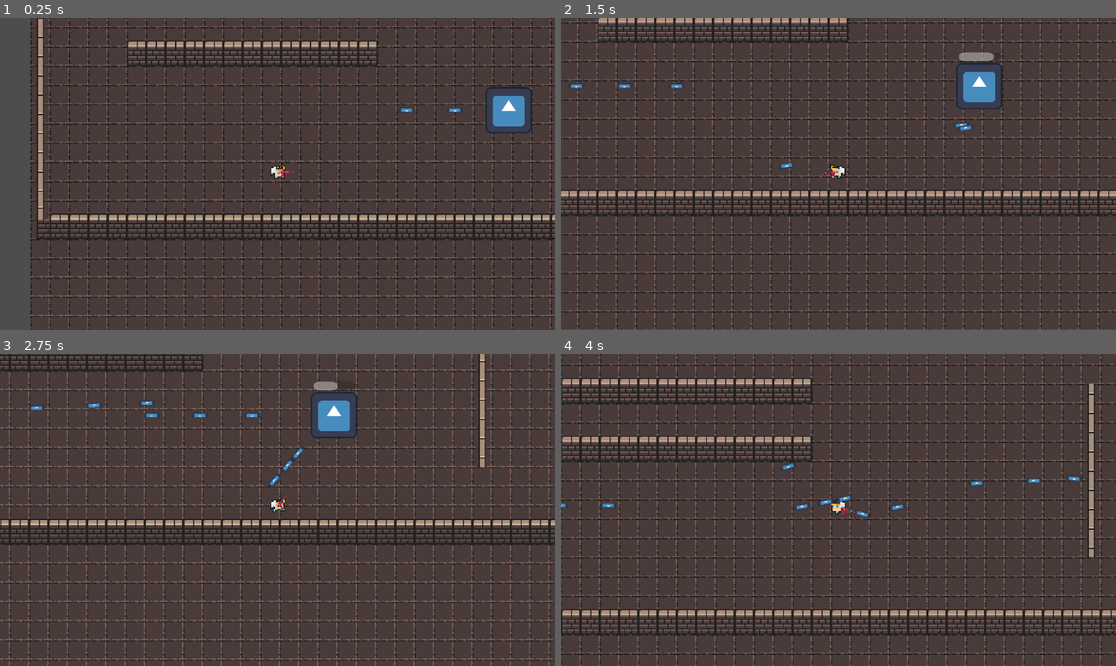
Above: before the commit, frames 1-4 (two rows, left to right).
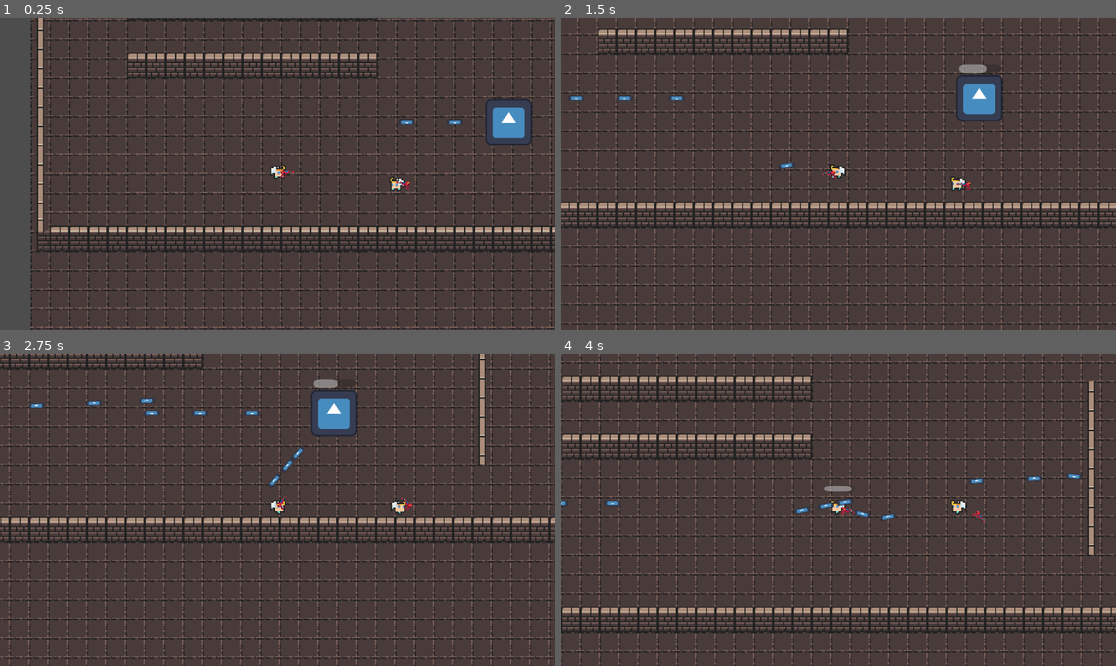
Above: after the commit, the same moments.

Repository: pabril03/ProyectoPLD
Game: Godot game, scene res://main.tscn
Same seed, same stepped clock (60 frames per second), same inputs: the game is played once before the commit and once after it. The engine's default icon, where the game draws it, is replaced by a stand-in: a white triangle on a blue panel in a dark square.
Inputs (mouse positions are in pixels of both pictures, inside the frame that each line leads up to):
- Up to frame 1 (0.25 s): no input
- Up to frame 2 (1.5 s): move the mouse to (960, 158) at 0.52 s; hold D (right) 0.53-1.28 s; hold Right mouse button (Alter-shoot) 0.53-1.28 s; click (960, 158) at 0.8 s; move the mouse to (727, 189) at 1.27 s; hold S (down) from 1.28 s (still down); click (727, 189) at 1.35 s
- Up to frame 3 (2.75 s): right-click (166, 525) at 1.55 s; move the mouse to (333, 441) at 2.02 s; release S (down) at 2.03 s; hold D (right) from 2.03 s (still down); hold Right mouse button (Alter-shoot) from 2.03 s (still down); click (333, 441) at 2.3 s
- Up to frame 4 (4 s): move the mouse to (810, 572) at 2.77 s; release D (right) at 2.78 s; release Right mouse button (Alter-shoot) at 2.78 s; hold W (up) 2.78-3.53 s; tap Space (shield) at 2.85 s; right-click (810, 572) at 3.05 s; move the mouse to (1005, 556) at 3.52 s; press the mouse at (1005, 556) at 3.53 s; hold A (left) from 3.53 s (still down)

The runs differ from the first frame. In frame 1, 26% of the frame differs, in the area x 5-100%, y 0-100%; in frame 2, 28%; in frame 3, 23%; in frame 4, 28%, in the area x 0-100%, y 0-100%.

Commit message:
New class Sniper. Corrected collissions.
Ahora las colisiones funcionan correctamente entre jugadores y enemigos. Se ha añadido una clase nueva heredada de player, el sniper. Se ha creado un spawner nuevo de snipers.

Diff:
--- /dev/null
+++ b/escenas/artillero.tscn
@@ -0,0 +1,7 @@
+[gd_scene load_steps=2 format=3 uid="uid://dru65xtsab1g1"]
+
+[ext_resource type="PackedScene" uid="uid://bghg4cc4p4p7q" path="res://escenas/player.tscn" id="1_8fbmj"]
+
+[node name="Player" instance=ExtResource("1_8fbmj")]
+
+[editable path="Gun"]
--- a/escenas/bala.tscn
+++ b/escenas/bala.tscn
@@ -6,10 +6,6 @@
 [sub_resource type="CapsuleShape2D" id="CapsuleShape2D_2qn40"]
 radius = 1.99986
 height = 13.999
-
-[sub_resource type="CapsuleShape2D" id="CapsuleShape2D_66u8n"]
-radius = 3.99986
-height = 19.9827
 
 [node name="Bullet" type="CharacterBody2D" groups=["balas"]]
 script = ExtResource("1_66u8n")
@@ -22,11 +18,3 @@
 [node name="CollisionShape2D" type="CollisionShape2D" parent="."]
 rotation = 1.55895
 shape = SubResource("CapsuleShape2D_2qn40")
-
-[node name="Area2D" type="Area2D" parent="."]
-
-[node name="CollisionShape2D" type="CollisionShape2D" parent="Area2D"]
-rotation = 1.56249
-shape = SubResource("CapsuleShape2D_66u8n")
-
-[connection signal="body_entered" from="Area2D" to="." method="_on_area_2d_body_entered"]
--- a/escenas/escudo.tscn
+++ b/escenas/escudo.tscn
@@ -11,6 +11,7 @@
 script = ExtResource("1_uq7k6")
 
 [node name="CollisionShape2D" type="CollisionShape2D" parent="."]
+scale = Vector2(1.25, 1.25)
 shape = SubResource("CircleShape2D_n2wyw")
 
 [node name="Sprite2D" type="Sprite2D" parent="."]
--- a/escenas/player.tscn
+++ b/escenas/player.tscn
@@ -14,7 +14,7 @@
 [ext_resource type="Script" uid="uid://bqudqrfyhgh5x" path="res://scripts/barra_vida_entidad.gd" id="12_n2wyw"]
 
 [sub_resource type="CircleShape2D" id="CircleShape2D_qm0ti"]
-radius = 9.0
+radius = 7.07107
 
 [sub_resource type="SpriteFrames" id="SpriteFrames_5vuvg"]
 animations = [{
@@ -36,16 +36,16 @@
 "speed": 5.0
 }, {
 "frames": [{
-"duration": 1.0,
+"duration": 0.5,
 "texture": ExtResource("6_8b7ct")
 }, {
-"duration": 1.0,
+"duration": 0.5,
 "texture": ExtResource("7_63xfq")
 }, {
-"duration": 1.0,
+"duration": 0.5,
 "texture": ExtResource("8_3w4lm")
 }, {
-"duration": 1.0,
+"duration": 0.5,
 "texture": ExtResource("9_8mtn0")
 }],
 "loop": true,
@@ -73,7 +73,7 @@
 zoom = Vector2(2.5, 2.5)
 
 [node name="Escudo" parent="." instance=ExtResource("11_w7fad")]
-position = Vector2(2, -1)
+position = Vector2(1, -2)
 
 [node name="ProgressBar" type="ProgressBar" parent="."]
 offset_left = -12.0
--- /dev/null
+++ b/escenas/sniper.tscn
@@ -0,0 +1,24 @@
+[gd_scene load_steps=4 format=3 uid="uid://d0jdgx6p7oksp"]
+
+[ext_resource type="PackedScene" uid="uid://bghg4cc4p4p7q" path="res://escenas/player.tscn" id="1_5cihm"]
+[ext_resource type="Script" uid="uid://xe8qs2blbufx" path="res://scripts/sniper_riffle.gd" id="2_ox7qh"]
+[ext_resource type="PackedScene" uid="uid://pyqdanv2cm78" path="res://escenas/gun.tscn" id="5_0r746"]
+
+[node name="Player" instance=ExtResource("1_5cihm")]
+
+[node name="AnimatedSprite2D" parent="." index="1"]
+frame_progress = 0.971455
+
+[node name="Gun" parent="." index="2"]
+visible = false
+position = Vector2(12, 0)
+script = ExtResource("2_ox7qh")
+
+[node name="Escudo" parent="." index="4"]
+scale = Vector2(0.65, 0.65)
+
+[node name="Gun2" parent="." index="6" instance=ExtResource("5_0r746")]
+position = Vector2(12, 0)
+script = ExtResource("2_ox7qh")
+
+[editable path="Gun"]
--- a/scripts/bala.gd
+++ b/scripts/bala.gd
@@ -3,11 +3,24 @@
 var SPEED: float = 200.0
 var dano: int = 2
 var num_colisiones: int = 0
+var max_colissions: int = 10
 
 var max_distance: float = 1000.0
 var distance_traveled: float = 0.0
 var last_position: Vector2
 var shooter_id = -1
+
+func set_speed(speed: float) -> void:
+	SPEED = speed
+
+func set_dano(dan: float) -> void:
+	self.dano = dan
+
+func set_max_colissions(max_cols: int) -> void:
+	self.max_colissions = max_cols
+
+func get_dano() -> int:
+	return dano
 
 # Creamos una función para definir la posición de la bala al dispararla
 func set_start_position(pos: Vector2) -> void:
@@ -20,14 +33,8 @@
 	return shooter_id
 
 func _ready():
-	#collision_layer = 2 # Capa 2 para que no colisionen entre sí
-	#collision_mask = 1 # Para que colisione con los elementos del mapa y el jugador
-
 	if last_position == Vector2.ZERO:  # Si no se inicializa la bala desde fuera se utiliza la posición global.
 		last_position = global_position
-
-	#print(collision_layer)
-	#print(collision_mask)
 
 func _physics_process(delta: float) -> void:
 	# Actualizamos la distancia recorrida para esta bala
@@ -43,12 +50,17 @@
 	# Mueve la bala y detecta colisiones
 	var colision = move_and_collide(velocity * delta)
 
-	if num_colisiones >= 10:
+	if num_colisiones >= max_colissions:
 		queue_free()
 		return
 
 	if colision:
 		num_colisiones += 1
+		var collider = colision.get_collider()
+
+		if collider.has_method("take_damage"):
+			collider.take_damage(dano)
+			queue_free()
 
 		# Aumentamos la velocidad tras cada rebote
 		velocity *= 1.1
@@ -57,8 +69,3 @@
 		velocity = velocity.bounce(colision.get_normal())
 		# Ajustar la rotación para seguir la nueva dirección
 		rotation = velocity.angle()
-
-func _on_area_2d_body_entered(body: Node2D) -> void:
-	if body.is_in_group("player") or body.is_in_group("enemigo"):
-		body.take_damage(dano)
-		queue_free()
--- a/scripts/enemigo.gd
+++ b/scripts/enemigo.gd
@@ -13,7 +13,7 @@
 var disparos_realizados = 0
 
 func _ready() -> void:
-	collision_layer = 1 << 2
+	collision_layer = 1 << 7
 	collision_mask = 1
 	# Conectar la señal 'health_changed' a la función que actualiza la barra de vida
 	connect("health_changed", Callable(self, "_on_health_changed"))
@@ -60,15 +60,12 @@
 		var mask = 1 << 0  # Entorno
 
 		for i in range(1, 5):  # bits 1 a 4 = capas 2 a 5
-			if i != 2:  # El enemigo está en capa 3 → bit 2 → i=2
-				mask |= 1 << i
+			mask |= 1 << i
 
 		mask |= 1 << 6  # Escudos (capa 7)
 
 		bullet_i.collision_mask = mask
-		#bullet_i.set_meta("shooter", self)  # Asignamos el meta shooter
 
-		#bullet_i.add_collision_exception_with(self)
 		bullet_i.velocity = Vector2.LEFT * bullet_i.SPEED
 		bullet_i.rotation_degrees = 180
 		get_tree().root.add_child(bullet_i)
@@ -95,13 +92,10 @@
 		var mask = 1 << 0  # Entorno
 
 		for j in range(1, 5):  # bits 1 a 4 = capas 2 a 5
-			if j != 2:  # El enemigo está en capa 3 → bit 2 → i=2
-				mask |= 1 << j
+			mask |= 1 << j
 		mask |= 1 << 6  # Escudos (capa 7)
 
 		bullet_i.collision_mask = mask
-		#bullet_i.set_meta("shooter", self)  # Asignamos el meta shooter
-		#bullet_i.add_collision_exception_with(self)
 		#Ignoramos la colisión de las balas del enemigo
 		# Consigo mismo
 		bullet_i.velocity = Vector2.LEFT * bullet_i.SPEED
--- a/scripts/escudo.gd
+++ b/scripts/escudo.gd
@@ -3,18 +3,13 @@
 var escudo_id: int
 
 func _ready() -> void:
-	collision_layer = 1 << 5  # Capa 7 (bit 6)
-	collision_mask = (1 << 0) | (1 << 5)  # Establece las capas con las que el jugador debe colisionar.
+	collision_layer = 1 << 6  # Capa 7 (bit 6)
+	collision_mask = 1 << 5  # Establece las capas con las que el escudo debe colisionar.
 
 func get_escudo_id() -> int:
 	return escudo_id
 
 func _on_body_entered(body: Node2D) -> void:
-	#if body.has_method("get_shooter_id") and body.get_shooter_id() == escudo_id:
-	#	return
-
-	#elif body.is_in_group("balas"):
-	#	repeler_bala(body)
 	if body.is_in_group("balas"):
 		repeler_bala(body)
 
@@ -25,14 +20,11 @@
 	bala.rotation = bala.velocity.angle()
 
 	#Para poder reflectar las balas y que se vuelvan de la propiedad del jugador
-	#print("Bala antes de rebotar: " + str(bala.shooter_id))
 	var player = get_parent()
-	#print(player.player_id)
 
 	if player.player_id != bala.shooter_id:
 
 		bala.shooter_id = player.player_id
-		#print("Bala despues de rebotar: " + str(bala.shooter_id))
 		# Colocamos a la bala en la capa 6 (bit 5)
 		bala.collision_layer = 1 << 5  # = 32
 
@@ -47,12 +39,8 @@
 				mask |= 1 << i  # activar ese bit
 
 		mask |= 1 << 6  # Añadir la capa 7 (bit 6)
+		mask |= 1 << 7
 		bala.collision_mask = mask
-		#print(bala.collision_mask)
 
-		# También aplica a su Area2D, si tiene
-		var area = bala.get_node("Area2D")
-		area.collision_layer = 1 << 5
-		area.collision_mask = mask
 	else:
 		return
--- a/scripts/gun.gd
+++ b/scripts/gun.gd
@@ -52,13 +52,8 @@
 				mask |= 1 << i  # activar ese bit
 
 		mask |= 1 << 6  # Añadir la capa 7 (bit 6)
+		mask |= 1 << 7  # Añadimos la capa 8, la de los enemigos
 		bullet_i.collision_mask = mask
-		#print(bullet_i.collision_mask)
-
-		# También aplica a su Area2D, si tiene
-		var area = bullet_i.get_node("Area2D")
-		area.collision_layer = 1 << 5
-		area.collision_mask = mask
 
 		bullet_i.global_position = punta.global_position
 		bullet_i.set_start_position(punta.global_position)
@@ -66,7 +61,6 @@
 		bullet_i.velocity = direction * bullet_i.SPEED
 		bullet_i.rotation = rotation
 		get_tree().root.add_child(bullet_i)
-		#print("Mi id es: " + str(bullet_layer))
 		puedoDisparar = false
 
 
@@ -102,13 +96,8 @@
 				mask |= 1 << j  # activar ese bit
 
 		mask |= 1 << 6  # Añadir la capa 7 (bit 6)
+		mask |= 1 << 7  # Añadimos la capa 8, la de los enemigos
 		bullet_i.collision_mask = mask
-		#print(bullet_i.collision_mask)
-
-		# También aplica a su Area2D, si tiene
-		var area = bullet_i.get_node("Area2D")
-		area.collision_layer = 1 << 5
-		area.collision_mask = mask
 
 		bullet_i.global_position = posicion_rafaga
 		bullet_i.set_start_position(posicion_rafaga)
--- a/scripts/main.gd
+++ b/scripts/main.gd
@@ -2,6 +2,7 @@
 
 const JugadorEscena = preload("res://escenas/player.tscn")  # Ruta de la escena del jugador
 const EnemigoEscena = preload("res://escenas/enemigo.tscn")
+const SniperEscena = preload("res://escenas/sniper.tscn")
 
 @onready var punto_respawn = $PuntoRespawn  # Un marcador para el punto de respawn
 @onready var punto_respawn_enemigo = $PuntoRespawnEnemigo
@@ -10,6 +11,7 @@
 var enemy: StaticBody2D # Referencia al dummy
 
 var player_respawning = false # Flag para evitar múltiples respawns
+var sniper_respawning = false
 var enemy_respawning = false
 
 const PLAYER_ID_START = 0
@@ -29,12 +31,13 @@
 func spawnear_jugador() -> void:
 	# Comprobar si hay un ID guardado
 	var id_a_usar = GameManager.obtener_id_jugador_eliminado()
-	#print("Id guardado: " + str(id_a_usar))
 	if id_a_usar != -1:
 		# Si existe un ID guardado, lo usamos para el nuevo jugador
 		jugador = JugadorEscena.instantiate()
+
 		jugador.player_id = id_a_usar
-		jugador.collision_layer = 1 << (jugador.player_id)
+		jugador.collision_layer = 1 << jugador.player_id
+		jugador.collision_mask = 1
 
 		# Limpiamos el ID guardado para no usarlo en un futuro
 		GameManager.guardar_id_jugador(-1)
@@ -42,14 +45,32 @@
 		# Si no hay ID guardado, asignamos un nuevo ID
 		jugador = JugadorEscena.instantiate()
 		jugador.player_id = get_next_player_id()
-		jugador.collision_layer = 1 << (jugador.player_id)
-
-	#print("Id del jugador actual: " + str(jugador.player_id))
+		jugador.collision_layer = 1 << jugador.player_id
+		jugador.collision_mask = 1
 
 	# Asignamos la posición global del respawn y le añadimos un pequeño offset vertical
 	# para que no se solape con el suelo.
-	jugador.global_position = punto_respawn.global_position + Vector2(0, -10)
+	jugador.global_position = punto_respawn.global_position + Vector2(0, -20)
 	add_child(jugador)
+
+
+func spawnear_sniper() -> void:
+	var id_a_usar = GameManager.obtener_id_jugador_eliminado()
+
+	if id_a_usar != -1:
+		jugador = SniperEscena.instantiate()
+		jugador.player_id = id_a_usar
+		GameManager.guardar_id_jugador(-1)
+	else:
+		jugador = SniperEscena.instantiate()
+		jugador.player_id = get_next_player_id()
+	# Igualamos capas y máscaras si lo necesitas:
+	jugador.collision_layer = 1 << jugador.player_id
+	jugador.collision_mask  = 1
+
+	jugador.global_position = punto_respawn.global_position + Vector2(100, -10)
+	add_child(jugador)
+
 
 func spawnear_dummy():
 	enemy = EnemigoEscena.instantiate()
@@ -59,9 +80,9 @@
 	enemy.global_position = punto_respawn_enemigo.global_position + Vector2(0, -10)
 	add_child(enemy)
 
-
 func _ready():
 	spawnear_jugador()
+	spawnear_sniper()
 	spawnear_dummy()
 
 func _process(_delta: float) -> void:
@@ -69,6 +90,7 @@
 		player_respawning = true
 		await get_tree().create_timer(2.0).timeout  # Espera 2 segundos antes del respawn
 		spawnear_jugador()
+		spawnear_sniper()
 		player_respawning = false
 
 	if not is_instance_valid(enemy) and not enemy_respawning:
--- a/scripts/player.gd
+++ b/scripts/player.gd
@@ -16,13 +16,9 @@
 
 
 func _ready():
-	#collision_layer = 3  # Establece un valor que no se use para las balas
-	#collision_mask = 1 | 2   # Establece las capas con las que el jugador debe colisionar.
 	emit_signal("health_changed", health)
 	#Nuevas funciones para registrar jugador en el juego (sirve para colisiones)
 	GameManager.registrar_jugador(self)
-	#print(player_id)
-	#collision_layer = 2  # Layer 2, 3, 4 o 5
 	collision_mask = 1
 	escudo.escudo_id = player_id
 
@@ -40,7 +36,7 @@
 	if health <= 0:
 		# Guardamos el player_id antes de eliminar al jugador
 		var id_guardado = player_id
-		#print(id_guardado)
+
 		queue_free()
 		# Guardamos el player_id en GameManager para que pueda ser utilizado al respawnear
 		GameManager.guardar_id_jugador(id_guardado)
@@ -111,11 +107,3 @@
 	escudo.visible = false
 	escudo_sprite.visible = false
 	escudo.monitoring = false
-
-func configurar_colisiones():
-	# Cada jugador se pone en su propia capa: capa = 1 << player_id
-	set_collision_layer_value(player_id + 1, true)  # player_id 0 → capa 1, etc.
-
-	# Máscara: colisionar con todas las capas de otros jugadores
-	for i in range(4):
-		set_collision_mask_value(i + 1, i != player_id)
--- /dev/null
+++ b/scripts/sniper_riffle.gd
@@ -0,0 +1,85 @@
+extends Node2D
+
+const bala = preload("res://escenas/bala.tscn")
+
+@onready var punta: Marker2D = $Marker2D
+var puedoDisparar: bool = true
+@onready var shoot_timer: Timer = $Timer
+@onready var alt_timer: Timer = $Timer
+
+func _ready() -> void:
+	shoot_timer.wait_time = 0.75
+	alt_timer.wait_time = 1.5
+
+func _process(_delta: float) -> void:
+
+	look_at(get_global_mouse_position())
+
+	rotation_degrees = wrap(rotation_degrees, 0 ,360)
+	if rotation_degrees > 90 and rotation_degrees < 270:
+		scale.y = -1
+	else:
+		scale.y = 1
+
+	if Input.is_action_pressed("shoot"):
+		disparo()
+
+	if Input.is_action_pressed("Alter-shoot"):
+		disparo_preciso()
+
+func disparo():
+	var player = get_parent()
+	if not puedoDisparar or player.escudo_activo:
+		return
+	if puedoDisparar:
+		shoot_timer.start()
+		var bullet_i = bala.instantiate()
+		bullet_i.shooter_id = player.player_id
+		bullet_i.collision_layer = 1 << 5
+		var mask = 1
+		for i in range(1, 5):
+			if i != player.player_id:
+				mask |= 1 << i
+		mask |= 1 << 6
+		mask |= 1 << 7  # Añadimos la capa 8, la de los enemigos
+		bullet_i.collision_mask = mask
+		bullet_i.global_position = punta.global_position
+		bullet_i.set_start_position(punta.global_position)
+		bullet_i.set_dano(5)
+		bullet_i.set_speed(400)
+		bullet_i.set_max_colissions(3)
+		var direction = (get_global_mouse_position() - punta.global_position).normalized()
+		bullet_i.velocity = direction * bullet_i.SPEED
+		bullet_i.rotation = rotation
+		get_tree().root.add_child(bullet_i)
+		puedoDisparar = false
+
+func disparo_preciso():
+	var player = get_parent()
+	if not puedoDisparar or player.escudo_activo:
+		return
+	if puedoDisparar:
+		alt_timer.start()
+		var bullet_i = bala.instantiate()
+		bullet_i.shooter_id = player.player_id
+		bullet_i.collision_layer = 1 << 5
+		var mask = 1
+		for i in range(1, 5):
+			if i != player.player_id:
+				mask |= 1 << i
+		mask |= 1 << 6
+		mask |= 1 << 7  # Añadimos la capa 8, la de los enemigos
+		bullet_i.collision_mask = mask
+		bullet_i.global_position = punta.global_position
+		bullet_i.set_start_position(punta.global_position)
+		bullet_i.set_dano(10)
+		bullet_i.set_speed(600)
+		bullet_i.set_max_colissions(2)
+		var direction = (get_global_mouse_position() - punta.global_position).normalized()
+		bullet_i.velocity = direction * bullet_i.SPEED
+		bullet_i.rotation = rotation
+		get_tree().root.add_child(bullet_i)
+		puedoDisparar = false
+
+func _on_timer_timeout() -> void:
+	puedoDisparar = true
Not shown: 1 places in escenas/bala.tscn that only renumber resources
Not shown, added: scripts/sniper_riffle.gd.uid
